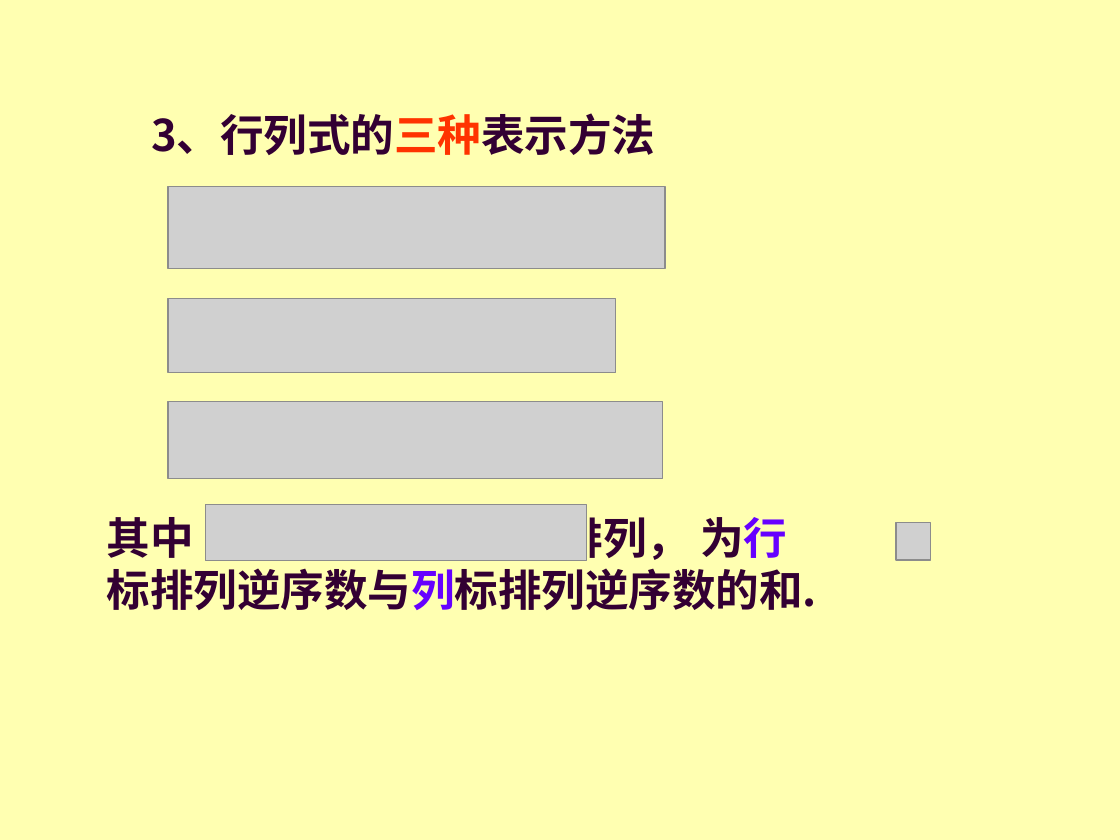
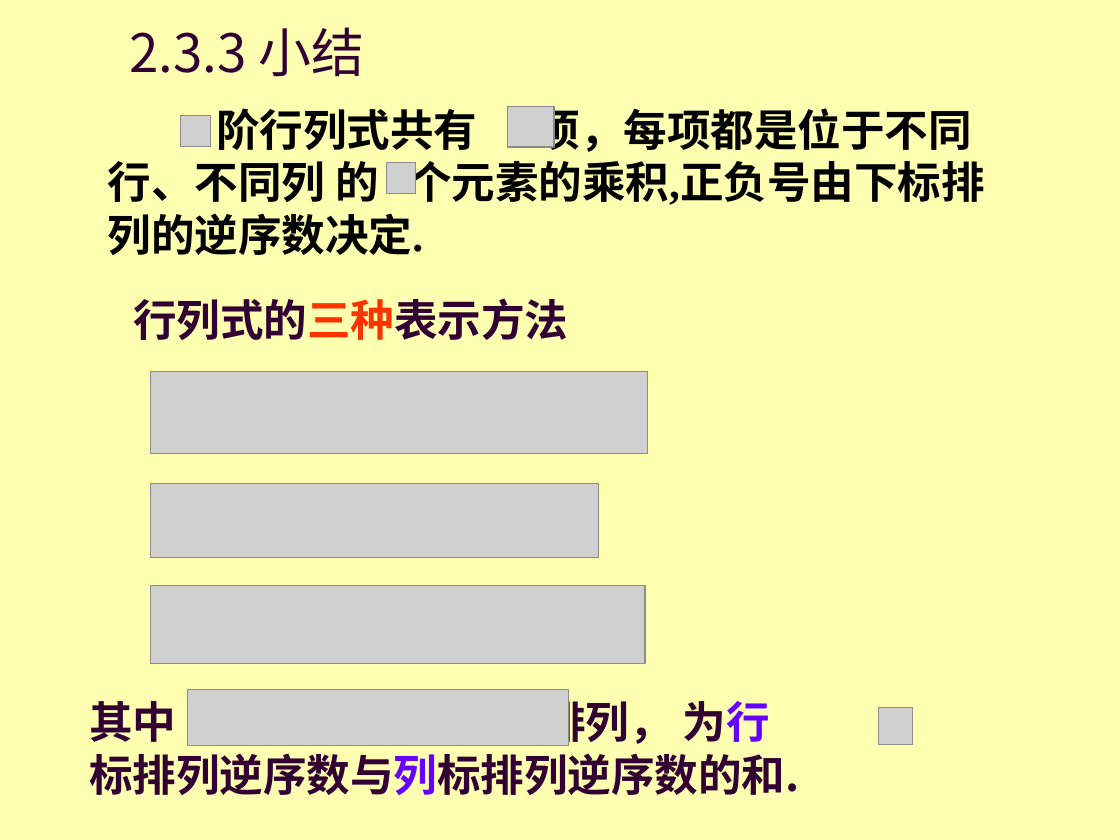
Before and after one commit to zhangbiaomath/zhangbiaomath.github.io, a slide deck: slide 55 of teaching/高等代数/课件/第2章-行列式.ppt (slide 59 before the commit). Drawn at 1120x840 pixels with LibreOffice and Linux fonts; fonts in the diff are those of the drawing; grey boxes stand for pictures. Boxes give left, top, right and bottom in pixels: in the first picture for what was removed or moved away, otherwise in the second. Text is boxed around its words. In the diff, an @@ line names an element or a change of style, - is before the commit and + after.

```diff
--- a/teaching/高等代数/课件/第2章-行列式.ppt
+++ b/teaching/高等代数/课件/第2章-行列式.ppt
@@ title added at box(130, 27, 365, 77), 34 pt, text #330033 @@
+2.3.3 小结
@@ text added at box(108, 106, 984, 255), 28 pt, text #000000, bold @@
+阶行列式共有 项，每项都是位于不同行、不同列 的 个元素的乘积,正负号由下标排列的逆序数决定.
@@ picture: place and size @@
-picture at box(168, 299, 616, 373)
+picture at box(180, 115, 209, 147)
@@ picture added at box(507, 106, 554, 147) @@
@@ picture: place and size @@
-picture at box(168, 187, 665, 269)
+picture at box(386, 162, 416, 194)
@@ text at box(134, 298, 569, 340): text changed @@
-3、行列式的三种表示方法
+行列式的三种表示方法
@@ picture: place and size @@
-picture at box(168, 401, 663, 478)
+picture at box(150, 371, 647, 452)
@@ picture: place and size @@
-picture at box(205, 505, 586, 561)
+picture at box(150, 483, 598, 557)
@@ picture added at box(150, 586, 645, 663) @@
@@ text "其中 是两个n阶排列， 为行": place and size @@
-text "其中 是两个n阶排列， 为行" at box(107, 510, 817, 610)
+text "其中 是两个n阶排列， 为行" at box(89, 694, 799, 795)
@@ picture added at box(188, 690, 569, 746) @@
@@ picture: place and size @@
-picture at box(896, 523, 931, 560)
+picture at box(878, 707, 913, 744)
```
Also in this commit, not shown: 14 other slides changed, 5 slides removed.
